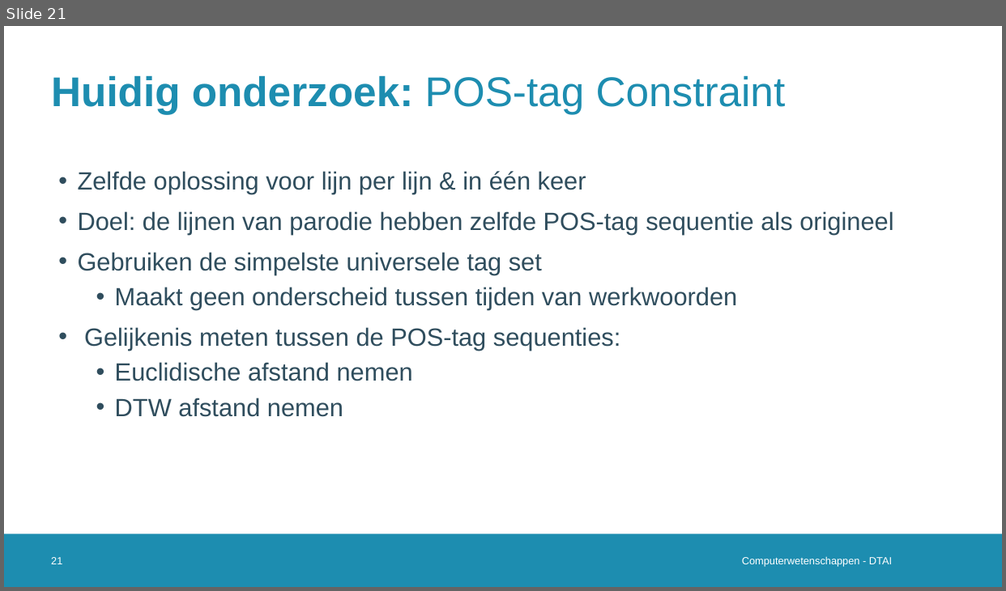
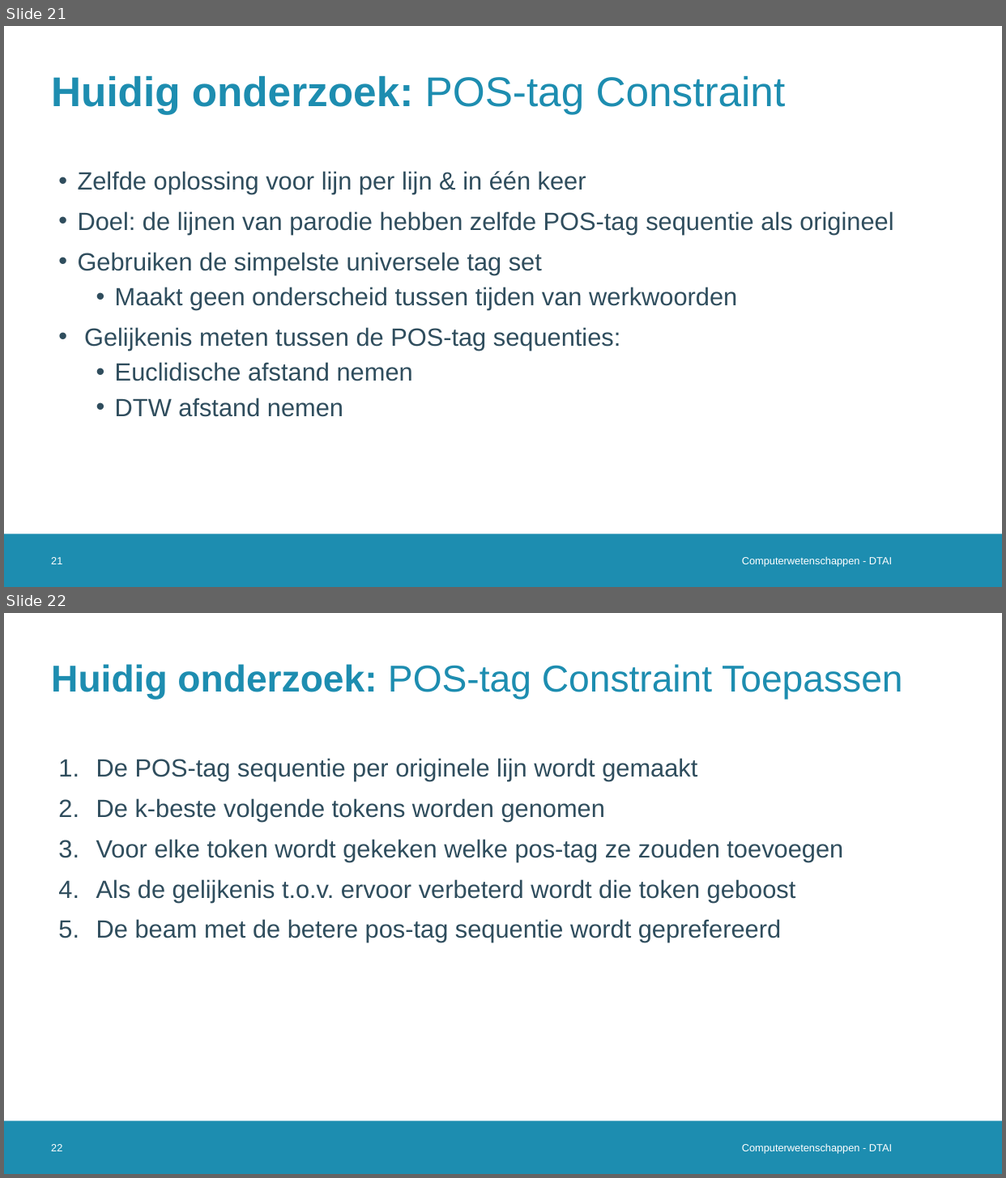
Before and after one commit to Alintermans/Thesis, a slide deck: Presentations/Third Intermediate Presentation/Presentation.pptx. Shown one above the other, each under a label of ours: slide 21 before the commit, slides 21 and 22 after it. The pictures are 1006x591 and 1006x1178 pixels, drawn with LibreOffice and Linux fonts; fonts in the diff are those of the drawing; background and template pictures are left out. Boxes give left, top, right and bottom in pixels: in the first picture for what was removed or moved away, otherwise in the second. Text is boxed around its words. In the diff, an @@ line names an element or a change of style, - is before the commit and + after.

```diff
--- a/Presentations/Third Intermediate Presentation/Presentation.pptx
+++ b/Presentations/Third Intermediate Presentation/Presentation.pptx
@@ slide 22 added at [4, 613, 1002, 1174], background #FFFFFF; not listed: 1 template element that a slide beside it also shows @@
@@ title added at [51, 664, 902, 700], 36 pt, text #1D8DB0 @@
+Huidig onderzoek: POS-tag Constraint Toepassen
@@ text added at [96, 758, 843, 943], 24 pt, text #2F4D5D @@
+1. De POS-tag sequentie per originele lijn wordt gemaakt
+2. De k-beste volgende tokens worden genomen
+3. Voor elke token wordt gekeken welke pos-tag ze zouden toevoegen
+4. Als de gelijkenis t.o.v. ervoor verbeterd wordt die token geboost
+5. De beam met de betere pos-tag sequentie wordt geprefereerd
@@ page number added at [51, 1144, 62, 1152], 10 pt, text #FFFFFF @@
+22
@@ text added at [742, 1144, 892, 1154], 10 pt, text #FFFFFF @@
+Computerwetenschappen - DTAI
```
Also in this commit, not shown: 2 slides changed, 1 other slide added.
